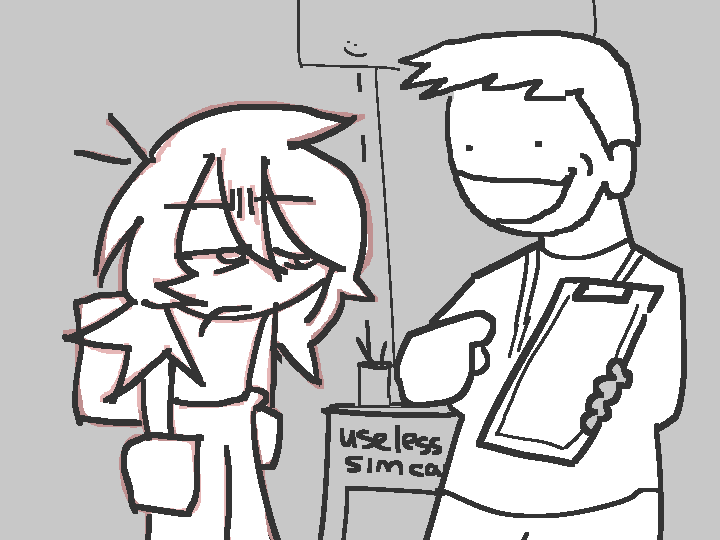
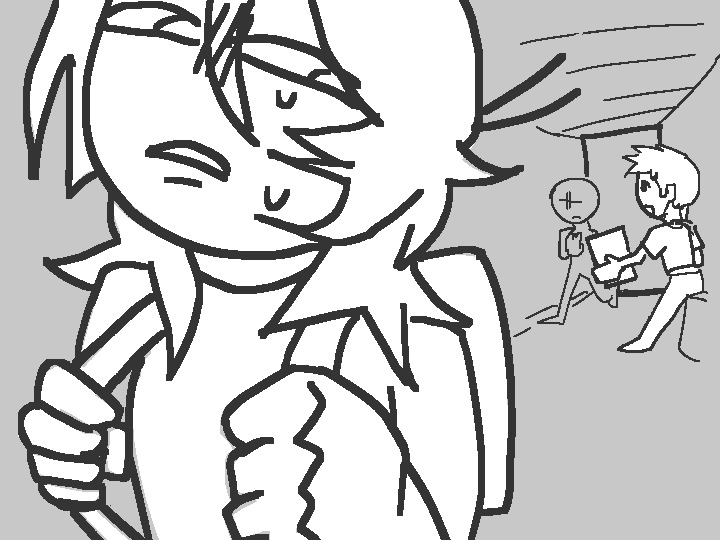
Revision of a layered (720, 540) image; what changed, layer by layer:
hid group "sd_fail" (2 layers) over [18, 0, 720, 540]
painted on "Paint Layer 4" over [18, 0, 720, 540]
painted on "Paint Layer 5" over [64, 0, 704, 540]
showed group "sd_win" (2 layers) over [18, 0, 720, 540]
painted on "salesDodge_win" over [18, 0, 720, 540]
painted on "Paint Layer 3" over [18, 0, 720, 540]
